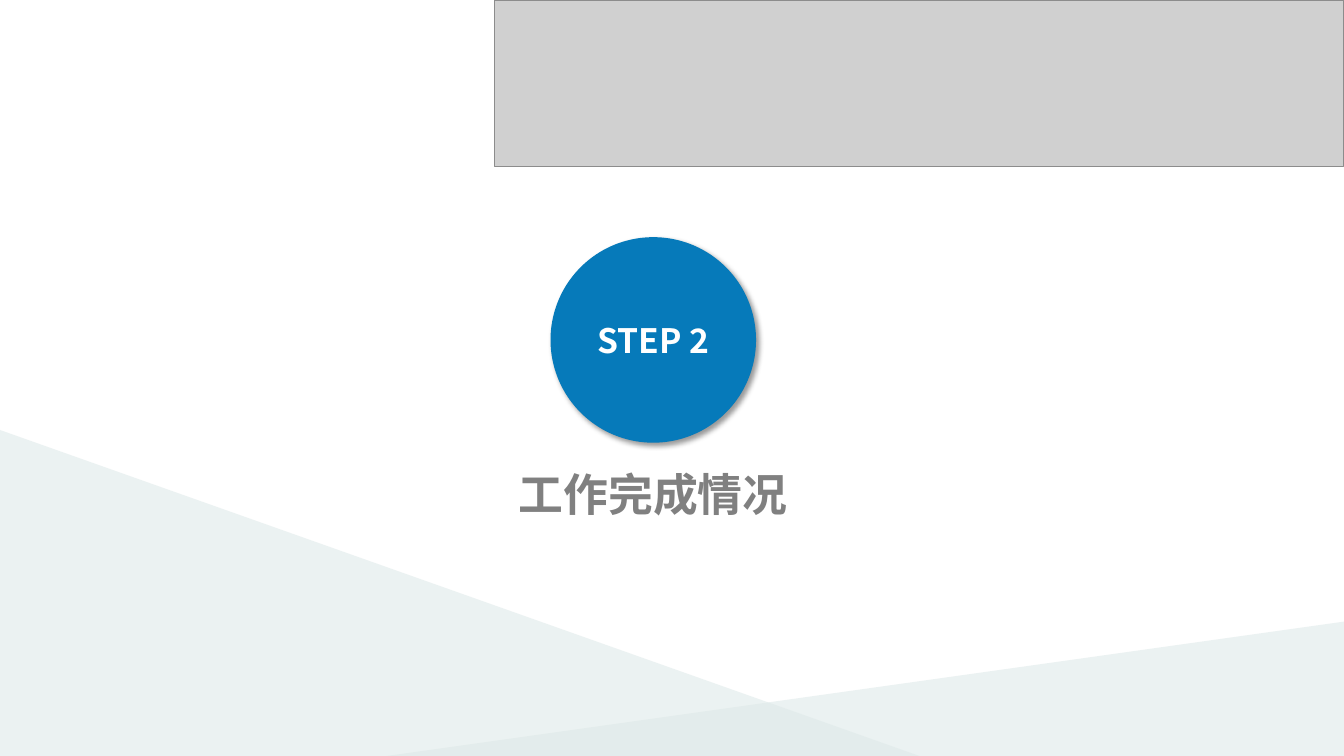
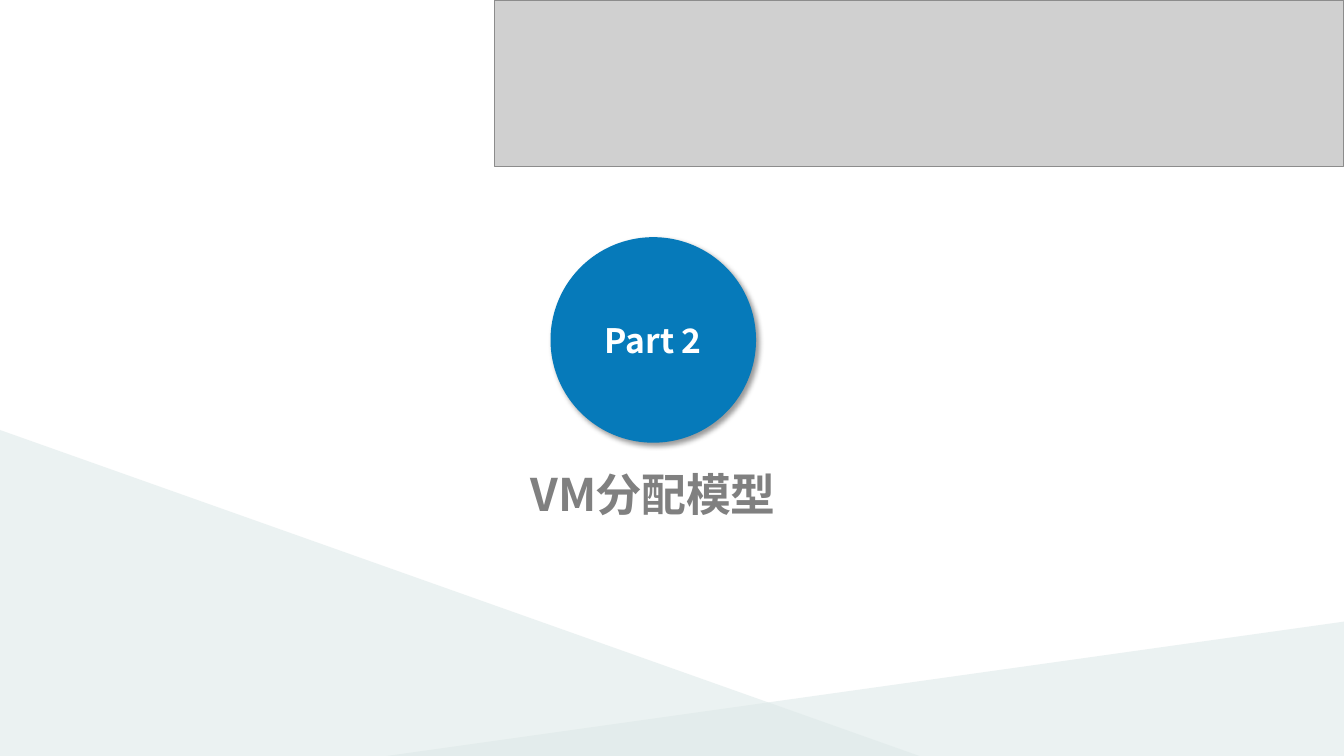
Before and after one commit to FrankKirin/ecust_cource_files, a slide deck: slide 7 of multi_media/OpenStack调度算法优化.pptx (slide 8 before the commit). Drawn at 1344x756 pixels with LibreOffice and Linux fonts; fonts in the diff are those of the drawing; grey boxes stand for pictures. Boxes give left, top, right and bottom in pixels: in the first picture for what was removed or moved away, otherwise in the second. Text is boxed around its words. In the diff, an @@ line names an element or a change of style, - is before the commit and + after.

```diff
--- a/multi_media/OpenStack调度算法优化.pptx
+++ b/multi_media/OpenStack调度算法优化.pptx
@@ text in ellipse at [605, 328, 702, 354]: text changed @@
-STEP 2
+Part 2
@@ text at [531, 473, 776, 515]: text changed @@
-工作完成情况
+VM分配模型
```
Also in this commit, not shown: 3 other slides changed, 6 slides added, 5 slides removed, 1 other file.
